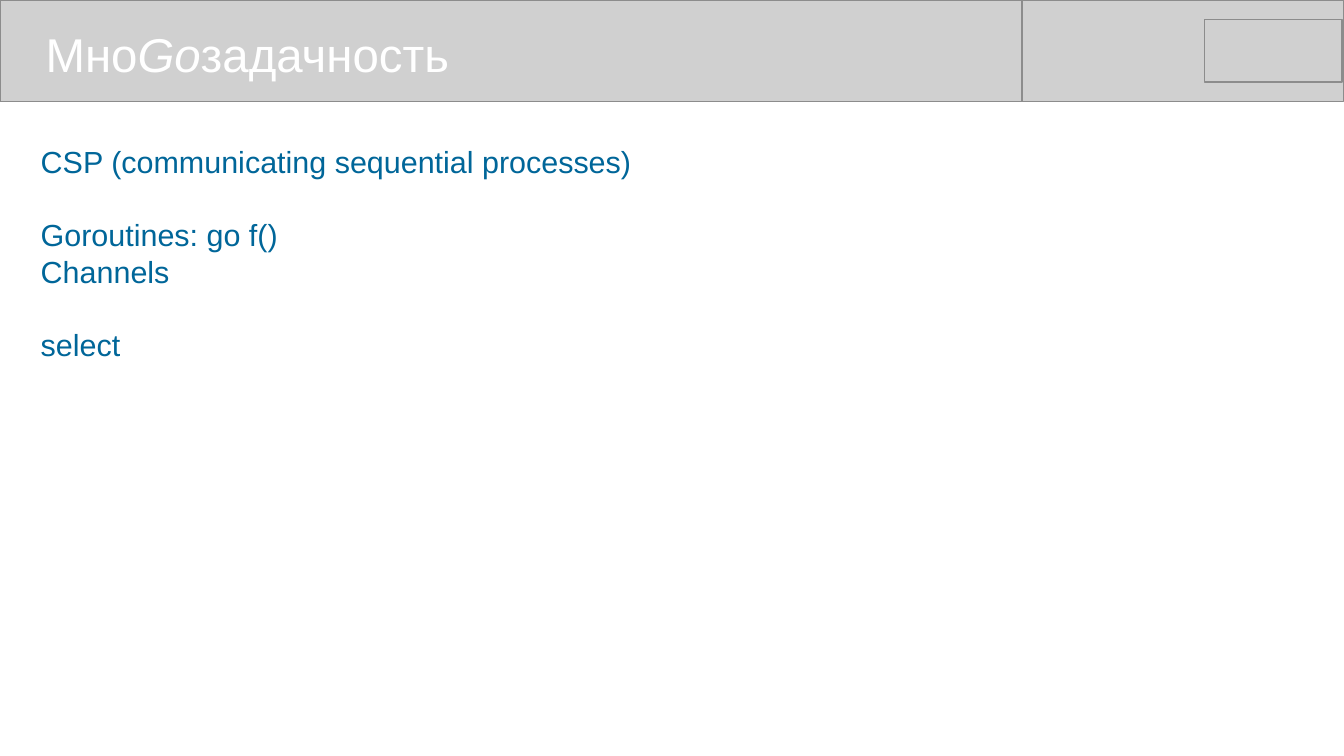
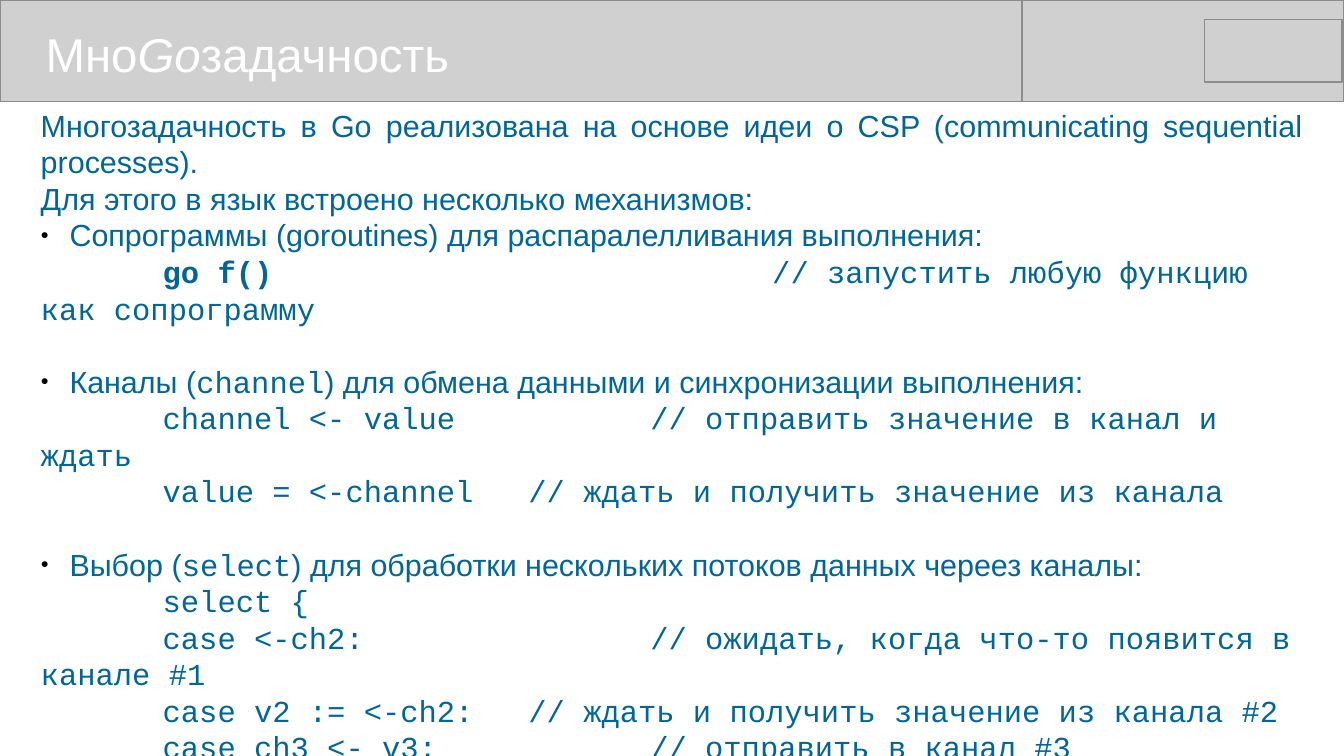
Before and after one commit to mike-shock/Go_language, a slide deck: slide 43 of Go_Review.odp. Drawn at 1344x756 pixels with LibreOffice and Linux fonts; fonts in the diff are those of the drawing; grey boxes stand for pictures. Boxes give left, top, right and bottom in pixels: in the first picture for what was removed or moved away, otherwise in the second. Text is boxed around its words. In the diff, an @@ line names an element or a change of style, - is before the commit and + after.

Commit message:
There were some changes made...

```diff
--- a/Go_Review.odp
+++ b/Go_Review.odp
@@ text at bbox=[41, 115, 1302, 729]: text changed; font Arial to Courier New @@
-CSP (communicating sequential processes)
-Goroutines: go f()
-Channels
-select
+Многозадачность в Go реализована на основе идеи о CSP (communicating sequential processes).
+Для этого в язык встроено несколько механизмов:
+● Сопрограммы (goroutines) для распаралелливания выполнения:
+go f() // запустить любую функцию как сопрограмму
+● Каналы (channel) для обмена данными и синхронизации выполнения:
+channel <- value // отправить значение в канал и ждать
+value = <-channel // ждать и получить значение из канала
+● Выбор (select) для обработки нескольких потоков данных череез каналы:
+select {
+case <-ch2: // ожидать, когда что-то появится в канале #1
+case v2 := <-ch2: // ждать и получить значение из канала #2
+case ch3 <- v3: // отправить в канал #3
+default: // обработать другое событие
+}
```
